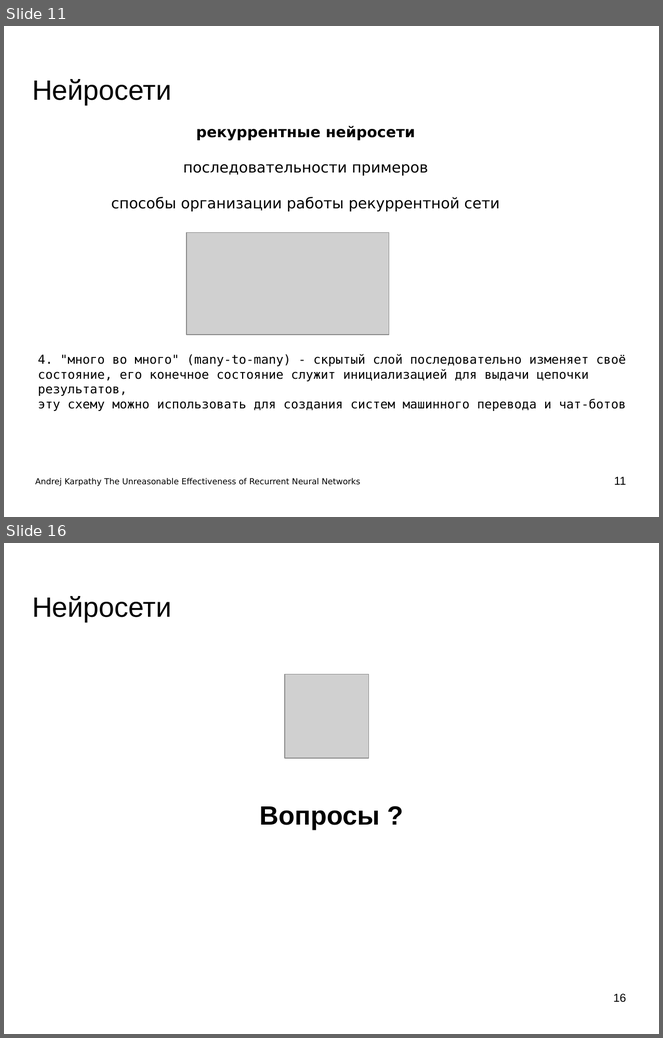
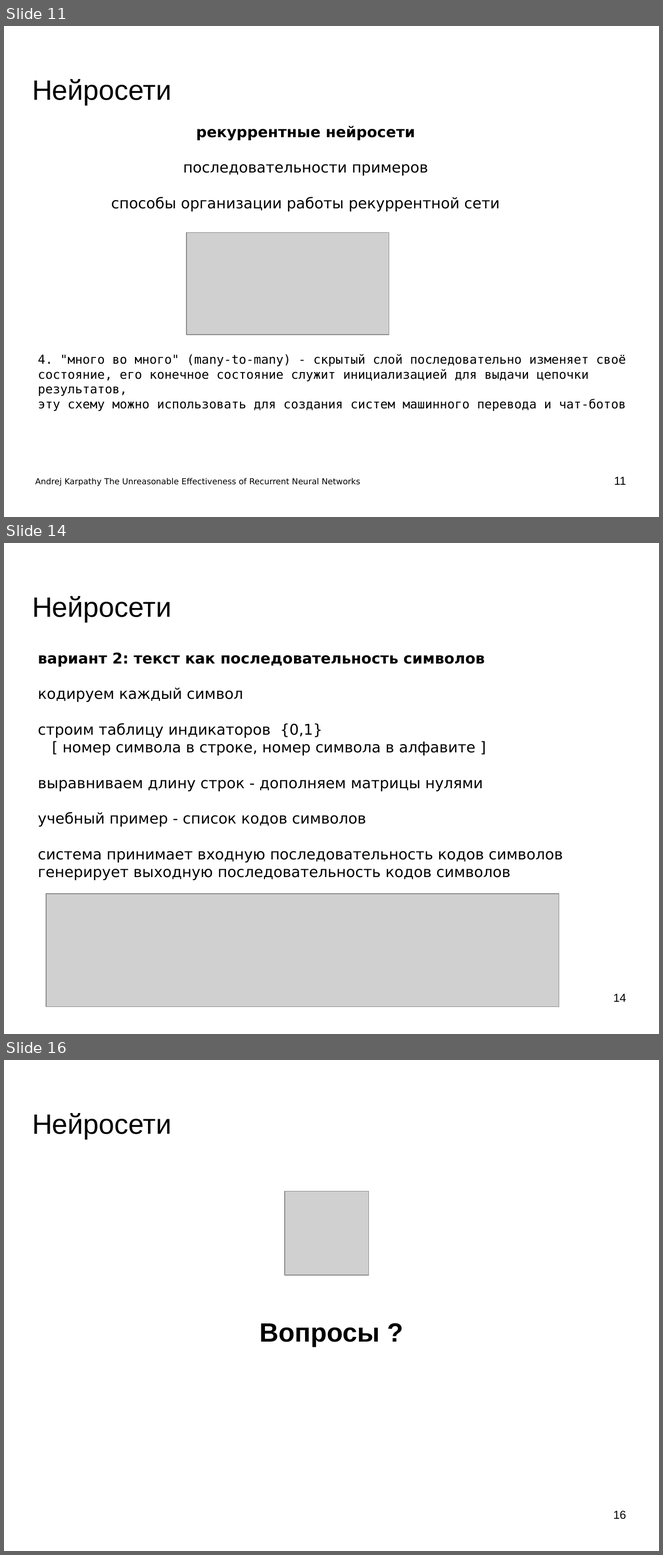
Before and after one commit to mechanoid5/ml_lectorium_legacy, a slide deck: 22-translator.odp. Shown one above the other, each under a label of ours: slides 11 and 16 before the commit, slides 11, 14 and 16 after it; the slides between them are not shown. The pictures are 663x1038 and 663x1555 pixels, drawn with LibreOffice and Linux fonts; fonts in the diff are those of the drawing; grey boxes stand for pictures; background and template pictures are left out. Boxes give left, top, right and bottom in pixels: in the first picture for what was removed or moved away, otherwise in the second. Text is boxed around its words. In the diff, an @@ line names an element or a change of style, - is before the commit and + after.

```diff
--- a/22-translator.odp
+++ b/22-translator.odp
@@ slide 14 added at bbox=[4, 543, 659, 1034], background picture (left out) @@
@@ title added at bbox=[32, 596, 171, 622], 33.9 pt, text #000000 @@
+Нейросети
@@ text added at bbox=[38, 652, 563, 880], 18 pt, text #000000 @@
+вариант 2: текст как последовательность символов
+кодируем каждый символ
+строим таблицу индикаторов {0,1}
+[ номер символа в строке, номер символа в алфавите ]
+выравниваем длину строк - дополняем матрицы нулями
+учебный пример - список кодов символов
+система принимает входную последовательность кодов символов генерирует выходную последовательность кодов символов
@@ picture added at bbox=[46, 895, 560, 1007] @@
@@ page number added at bbox=[613, 994, 626, 1002], 14 pt, text #000000 @@
+14
```
Also in this commit, not shown: 3 slides changed, 2 slides removed, 3 other files.
